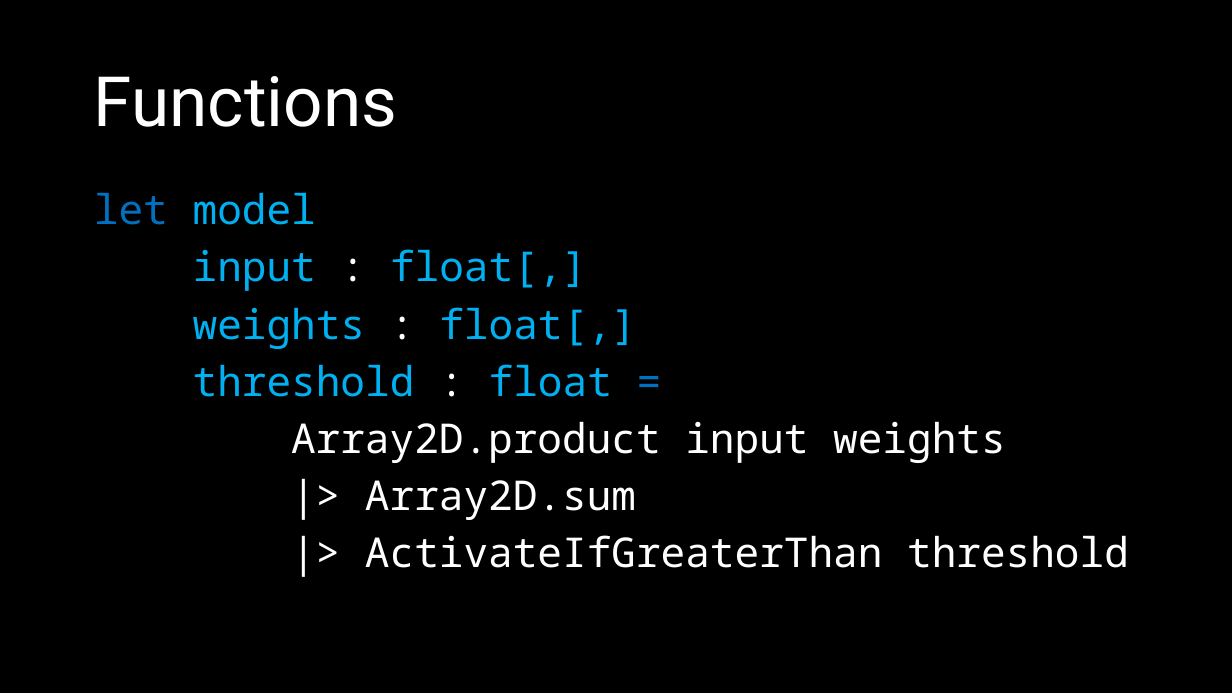
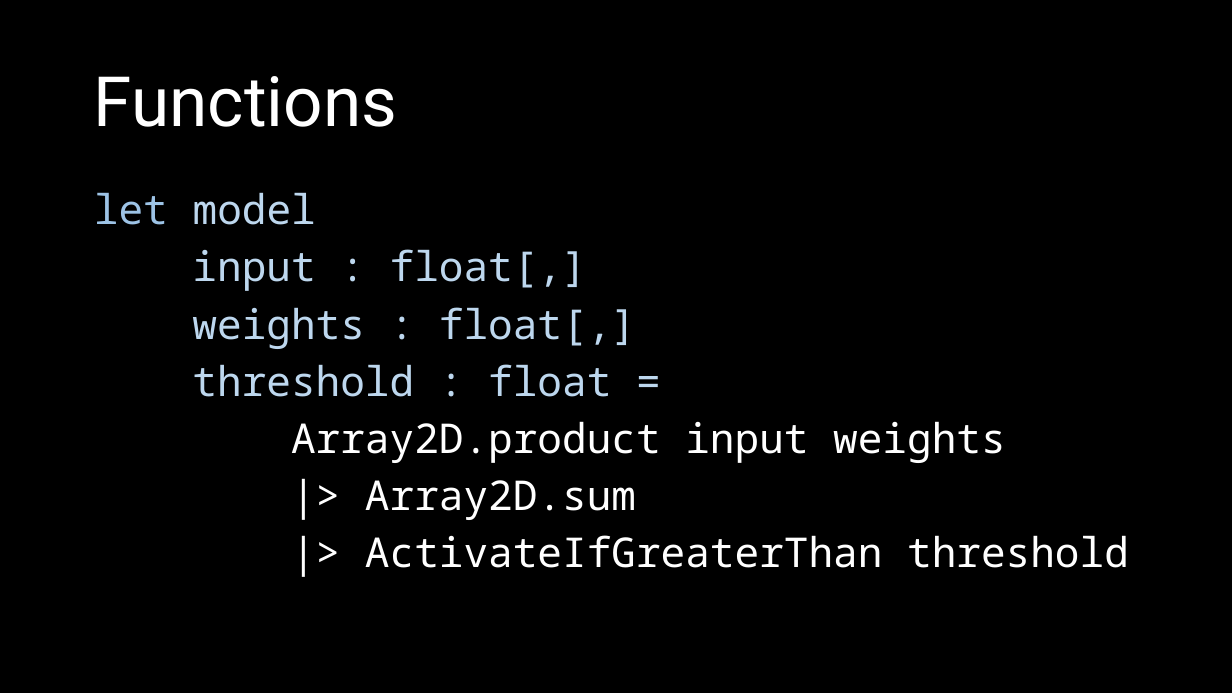
Before and after one commit to mathias-brandewinder/Presentations, a slide deck: slide 39 of deep-learning-cntk-fsharp/slides/cntk.pptx (slide 32 before the commit). Drawn at 1232x693 pixels with LibreOffice and Linux fonts; fonts in the diff are those of the drawing. Boxes give left, top, right and bottom in pixels: in the first picture for what was removed or moved away, otherwise in the second. Text is boxed around its words. In the diff, an @@ line names an element or a change of style, - is before the commit and + after.

```diff
--- a/deep-learning-cntk-fsharp/slides/cntk.pptx
+++ b/deep-learning-cntk-fsharp/slides/cntk.pptx
@@ text at (94, 192, 636, 397): text colour #0070C0 to #9DC3E6 in "let"; text colour #00B0F0 to #BDD7EE in "model", "input float[,]", "weights float[,]", "threshold float"; text colour #FFFFFF to #BDD7EE in ":", ":", ":"; text colour #0070C0 to #BDD7EE in "=" @@
```
Also in this commit, not shown: 11 other slides changed, 9 slides added.
